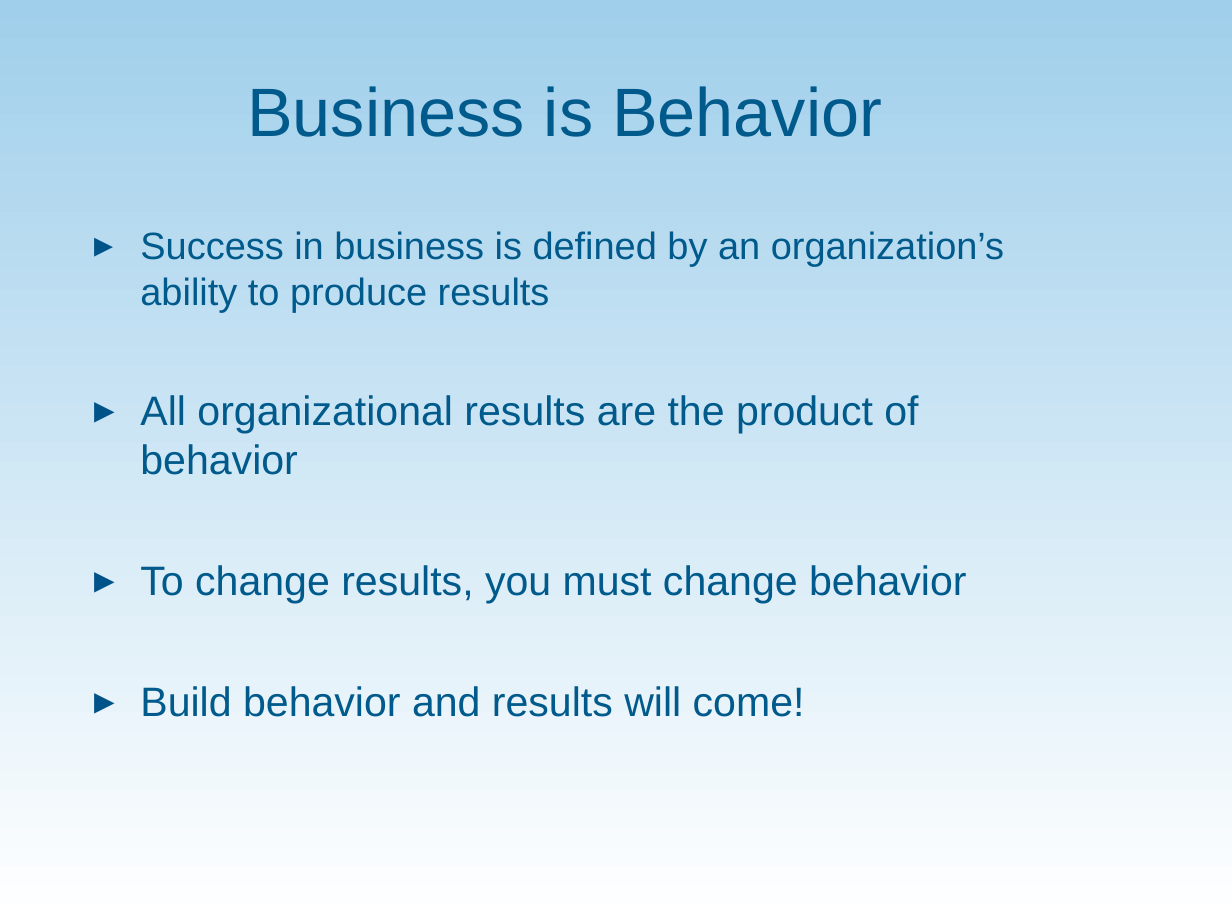
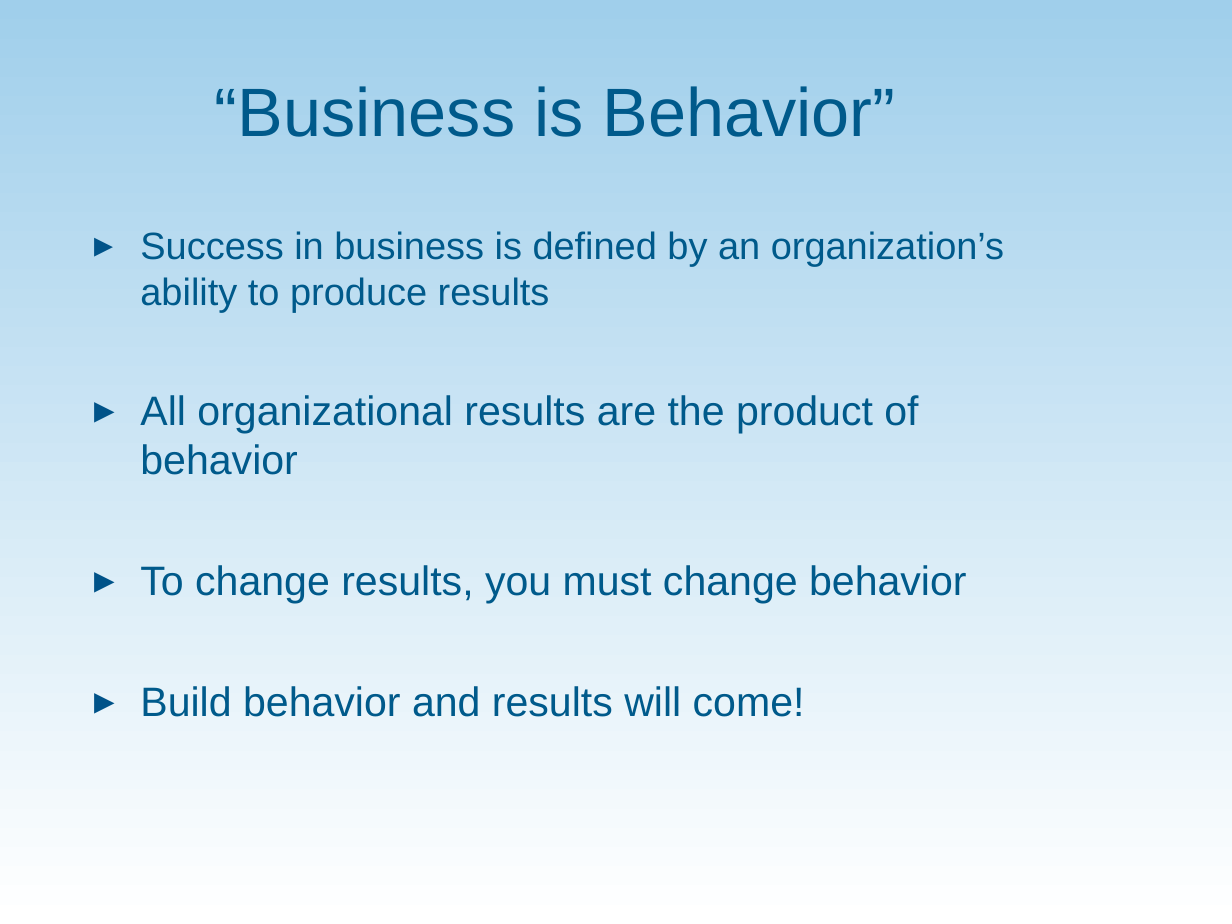
Before and after one commit to communityinclusion/vrsummit.org, a slide deck: slide 9 of assets/PP_Performance_Management_Behavioral_Perspective.ppt (slide 7 before the commit). Drawn at 1232x924 pixels with LibreOffice and Linux fonts; fonts in the diff are those of the drawing; background and template pictures are left out. Boxes give left, top, right and bottom in pixels: in the first picture for what was removed or moved away, otherwise in the second. Text is boxed around its words. In the diff, an @@ line names an element or a change of style, - is before the commit and + after.

```diff
--- a/assets/PP_Performance_Management_Behavioral_Perspective.ppt
+++ b/assets/PP_Performance_Management_Behavioral_Perspective.ppt
@@ title at bbox=[215, 86, 896, 137]: text changed @@
-Business is Behavior
+“Business is Behavior”
```
Also in this commit, not shown: 12 other slides changed, 7 slides added.
